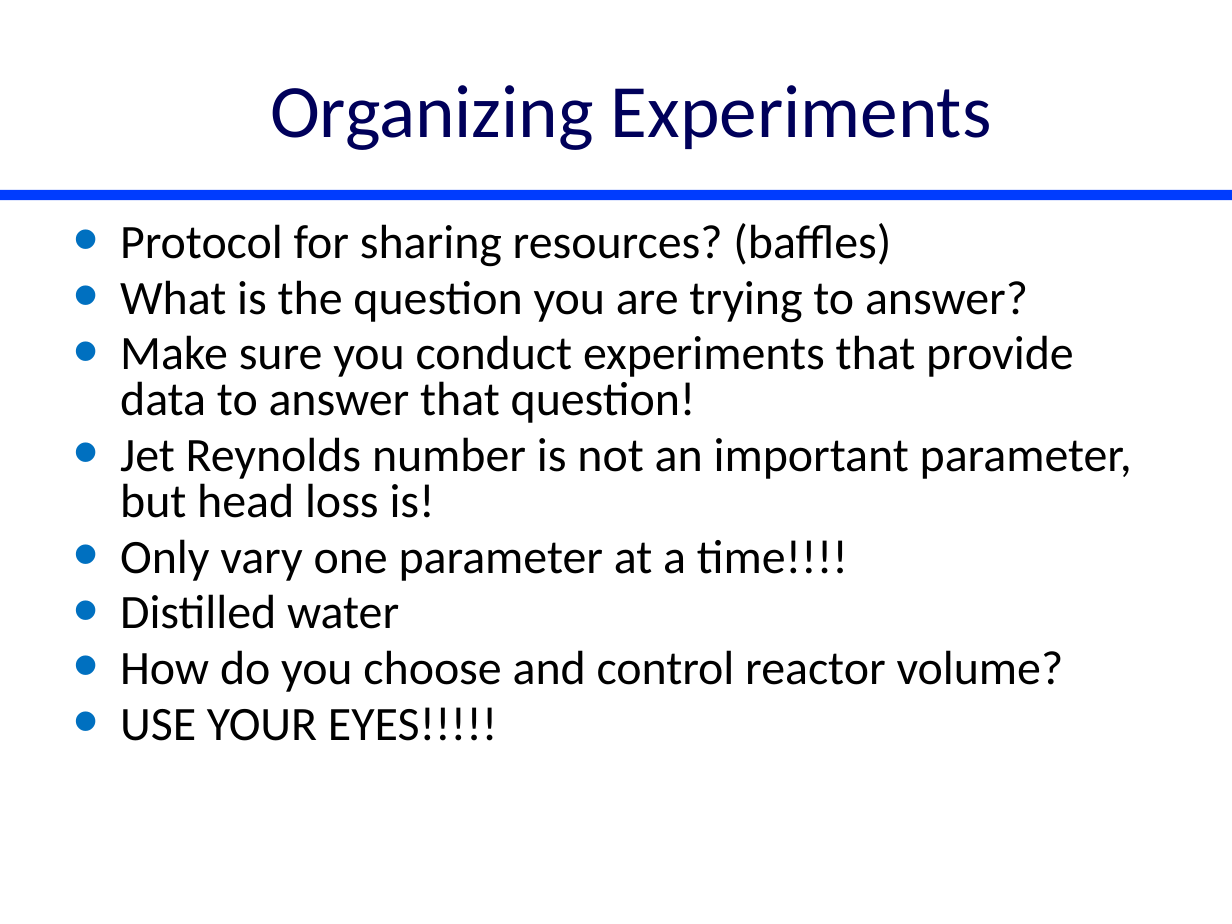
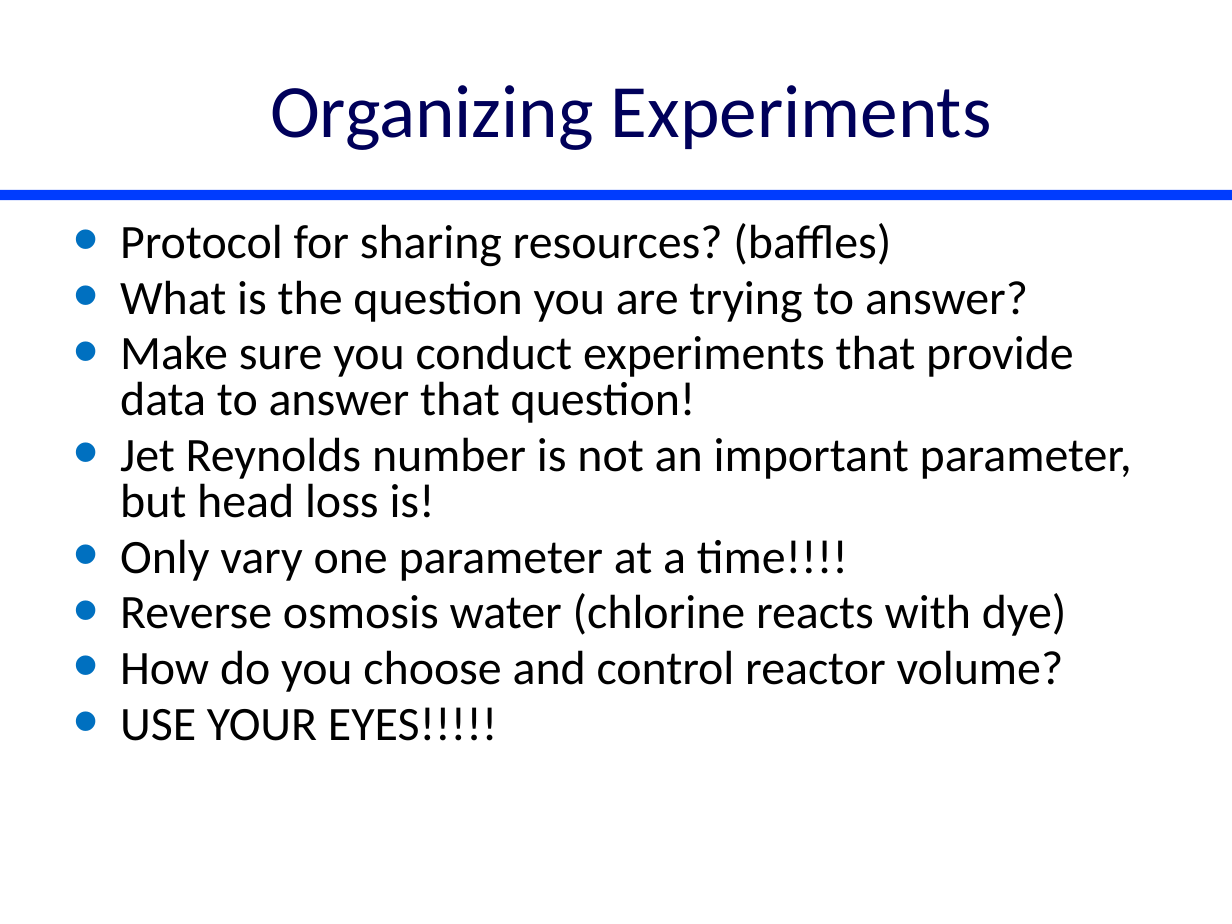
Before and after one commit to monroews/CEE4530, a slide deck: slide 38 of website/pptx/Reactor_Characteristics.pptx (slide 39 before the commit). Drawn at 1232x924 pixels with LibreOffice and Linux fonts; fonts in the diff are those of the drawing. Boxes give left, top, right and bottom in pixels: in the first picture for what was removed or moved away, otherwise in the second. Text is boxed around its words. In the diff, an @@ line names an element or a change of style, - is before the commit and + after.

```diff
--- a/website/pptx/Reactor_Characteristics.pptx
+++ b/website/pptx/Reactor_Characteristics.pptx
@@ text at box(120, 593, 1067, 636): text changed @@
-• Distilled water
+• Reverse osmosis water (chlorine reacts with dye)
```
Also in this commit, not shown: 9 other slides changed, 1 slide removed, 2 other files.
